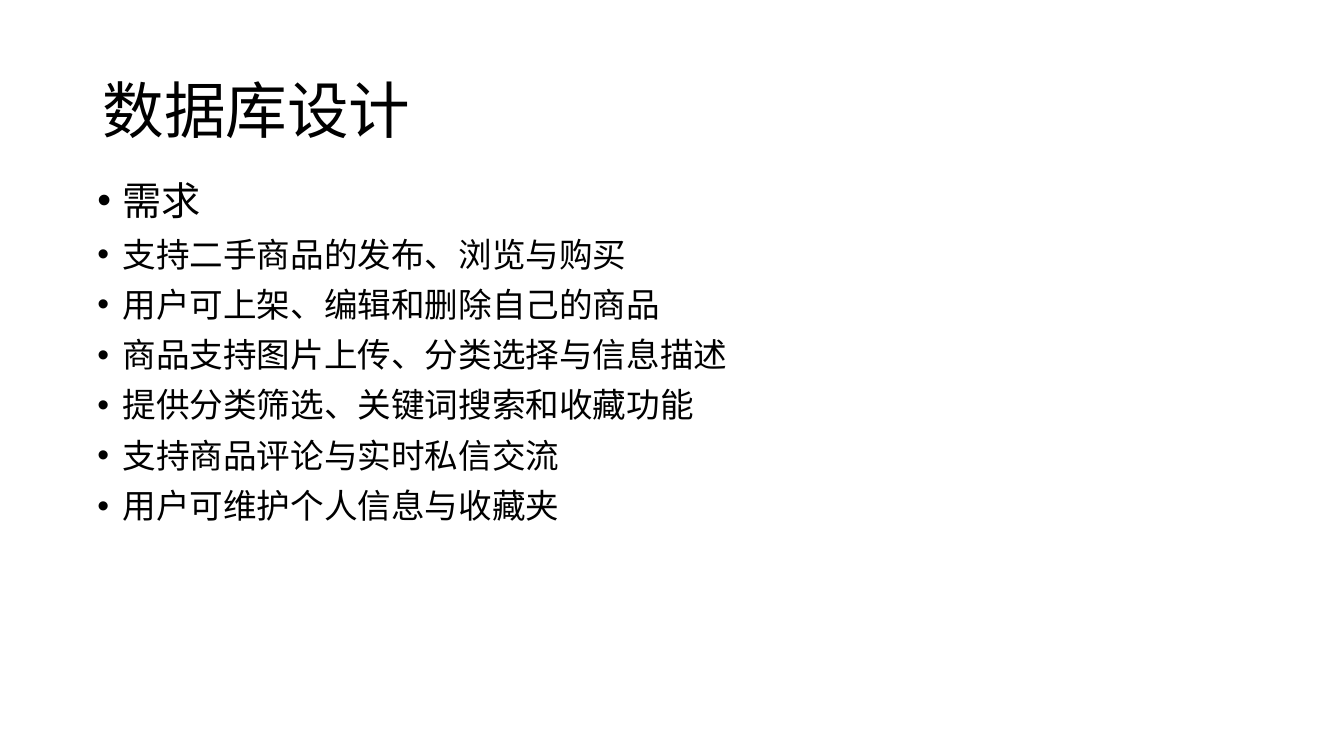
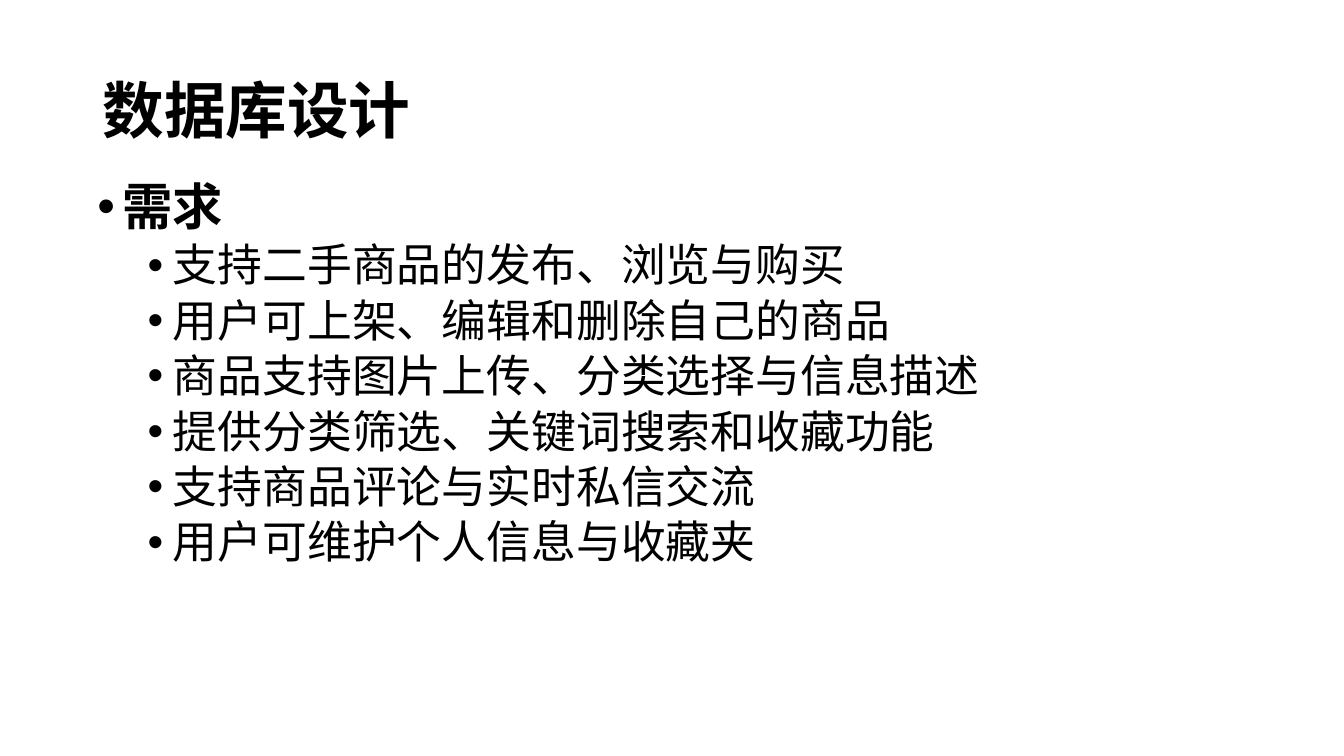
Before and after one commit to XiaCang/BuaaDB, a slide deck: slide 3 of doc/答辩.pptx. Drawn at 1344x756 pixels with LibreOffice and Linux fonts; fonts in the diff are those of the drawing; background and template pictures are left out. Boxes give left, top, right and bottom in pixels: in the first picture for what was removed or moved away, otherwise in the second. Text is boxed around its words. In the diff, an @@ line names an element or a change of style, - is before the commit and + after.

```diff
--- a/doc/答辩.pptx
+++ b/doc/答辩.pptx
@@ title "数据库设计" at [102, 80, 410, 139]: bold on @@
@@ text "需求" at [123, 182, 980, 562]: size 28 to 36 pt, bold on in "需求"; size 24 to 32 pt; list level 1 to 2 in "支持二手商品的发布、浏览与购买"; list level 1 to 2 in "用户可上架、编辑和删除自己的商品"; list level 1 to 2 in "商品支持图片上传、分类选择与信息描述"; list level 1 to 2 in "提供分类筛选、关键词搜索和收藏功能"; list level 1 to 2 in "支持商品评论与实时私信交流"; list level 1 to 2 in "用户可维护个人信息与收藏夹" @@
```
Also in this commit, not shown: 12 other slides changed, 7 slides added, 2 slides removed.
